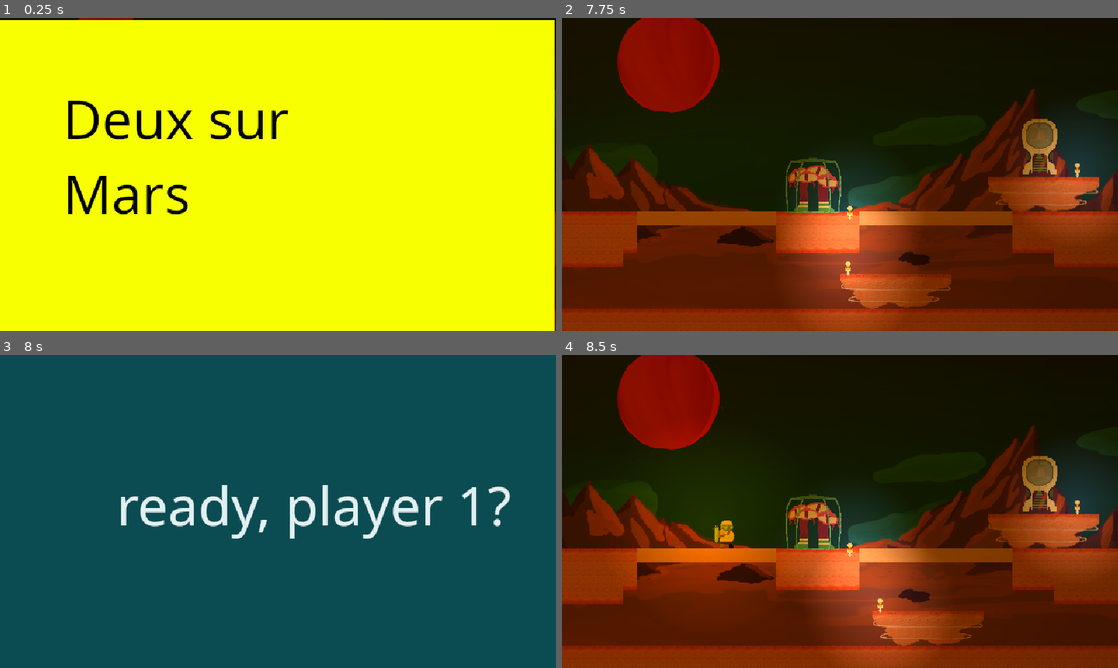
Above: before the commit, frames 1-4 (two rows, left to right).
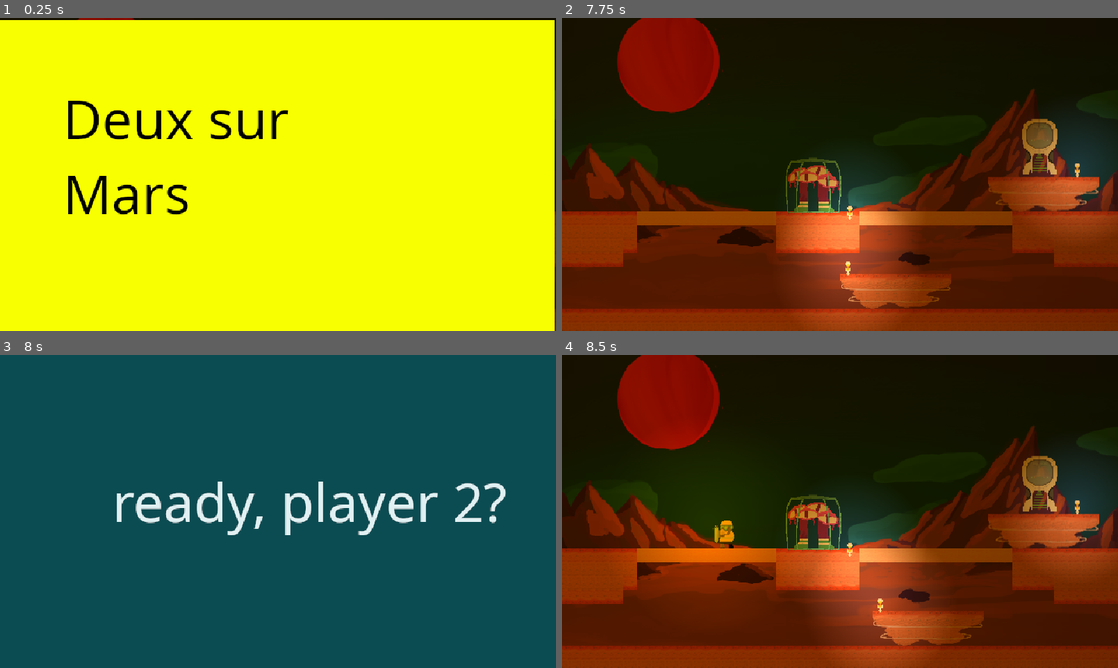
Above: after the commit, the same moments.

Repository: LeResteDuMonde/GameJamPSU
Game: Godot game, scene res://scene/Main.tscn
Two runs of this game, one before a commit and one after it. Both use one fixed random seed, a clock stepped at 60 frames per second and the inputs below.
Inputs (mouse positions are in pixels of both pictures, inside the frame that each line leads up to):
- Up to frame 1 (0.25 s): no input
- Up to frame 2 (7.75 s): tap Enter at 0.5 s; move the mouse to (962, 158) at 0.52 s; press the mouse at (962, 158) at 0.53 s; hold D (right) 0.53-2.03 s; tap Space (jump) at 0.77, 1.52, 3.02, 3.77, 4.52, 6.02, 6.77, 7.52 s; move the mouse to (728, 190) at 1.27 s; release the mouse at (728, 190) at 1.28 s; click (728, 190) at 1.35 s; move the mouse to (895, 105) at 2.02 s; press the mouse at (895, 105) at 2.03 s; hold A (left) 2.03-2.78 s; move the mouse to (812, 237) at 2.77 s; release the mouse at (812, 237) at 2.78 s; hold D (right) 2.78-4.28 s; click (812, 237) at 2.85 s; move the mouse to (1006, 221) at 3.52 s; press the mouse at (1006, 221) at 3.53 s; move the mouse to (673, 127) at 4.27 s; release the mouse at (673, 127) at 4.28 s; hold A (left) 4.28-5.03 s; click (673, 127) at 4.35 s; move the mouse to (867, 174) at 5.02 s; press the mouse at (867, 174) at 5.03 s; hold D (right) 5.03-5.78 s; move the mouse to (756, 96) at 5.77 s; release the mouse at (756, 96) at 5.78 s; hold A (left) 5.78-7.28 s; click (756, 96) at 5.85 s; move the mouse to (962, 158) at 6.52 s; press the mouse at (962, 158) at 6.53 s; move the mouse to (728, 190) at 7.27 s; release the mouse at (728, 190) at 7.28 s; hold D (right) from 7.28 s (still down); click (728, 190) at 7.35 s
- Up to frame 3 (8 s): keep holding D (right)
- Up to frame 4 (8.5 s): keep holding D (right); move the mouse to (895, 442) at 8.02 s; press the mouse at (895, 442) at 8.03 s

Frames 1-2 are identical in both runs. In frame 3, 4.4% of the frame differs, in the area x 21-92%, y 40-59%; in frame 4, nothing differs.

Commit message:
Remaining oxygen display

Diff:
--- a/scene/Main.tscn
+++ b/scene/Main.tscn
@@ -28,3 +28,11 @@
 
 [node name="UI" type="CanvasLayer" parent="."]
 follow_viewport_enabled = true
+
+[node name="OxygenLabel" type="Label" parent="UI"]
+visible = false
+offset_left = 151.0
+offset_top = -179.0
+offset_right = 320.0
+offset_bottom = -153.0
+text = "No More Oxygen ! 10s"
--- a/script/cursorArea.gd
+++ b/script/cursorArea.gd
@@ -35,4 +35,5 @@
 
 		if deletedSomething:
 			unhighlightAll()
-			GameManager.displayIntersticeScreen(GameManager.currPlayer)
+			GameManager.endDeletePhase()
+			GameManager.startPlayPhase()
--- a/script/manager/gameManager.gd
+++ b/script/manager/gameManager.gd
@@ -4,6 +4,7 @@
 var main_r = preload("res://scene/Main.tscn")
 var root
 var web
+var oxygenDisplay
 
 var isDeletePhase = false
 var isPlayPhase = false
@@ -22,12 +23,18 @@
 	if(OS.get_distribution_name() == ""): web = true
 	root = get_tree().root
 	main = root.get_node("Main")
+	oxygenDisplay = main.get_node("UI/OxygenLabel")
 
 	# Show Title Screen first
 	displayTitleScreen()
 
 func _process(delta):
 	#print(Time.get_ticks_msec() - timeStamp, isPlayPhase, timeEnable)
+	if timeEnable && isPlayPhase:
+		oxygenDisplay.visible = true
+		oxygenDisplay.text = "No more oxygen! %d s" % (timeToDeath-(Time.get_ticks_msec()-timeStamp)/1000)
+
+
 	if timeEnable and isPlayPhase and timeStamp + timeToDeath*1000 < Time.get_ticks_msec():
 		killPlayer()
 
@@ -57,10 +64,10 @@
 
 func _input(event):
 	if event.is_action_pressed("click") and (title != null or interstice != null):
-		switchToPlayPhase()
+		hideTitleScreen()
+		startPlayPhase()
 
 func killPlayer():
-
 	if currPlayer == 1:
 		print("Killed Player 1")
 		player1Alive = false
@@ -73,8 +80,7 @@
 	else:
 		switchPlayer()
 		PlayerManager.respawnPlayer()
-		#switchToPlayPhase()
-		displayIntersticeScreen(currPlayer-1)
+		displayIntersticeScreen()
 
 func win():
 	if not player1Alive:
@@ -82,7 +88,8 @@
 	elif not player2Alive:
 		displayEndScreen(1)
 	else:
-		switchToDeletePhase()
+		endPlayPhase()
+		startDeletePhase()
 
 var endS = preload("res://scene/EndScreen.tscn")
 func displayEndScreen(winner):
@@ -97,15 +104,16 @@
 		end.get_node("Death").visible = true
 
 var player1Interstice = load("res://scene/interstice/Player1Interstice.tscn")
-var player2Interstice = load("res://scene/interstice/Player1Interstice.tscn")
+var player2Interstice = load("res://scene/interstice/Player2Interstice.tscn")
 var interstice = null
-func displayIntersticeScreen(player):
+
+func displayIntersticeScreen():
 	isPlayPhase=false
-	print_debug("interstice screen %d"%player)
-	if player==1:
+	print_debug("interstice screen %d"%currPlayer)
+	if currPlayer==1:
+		interstice = player1Interstice.instantiate()
+	if currPlayer==2:
 		interstice = player2Interstice.instantiate()
-	if player==2:
-		interstice = player1Interstice.instantiate()
 	main.get_node("UI").add_child(interstice)
 
 
@@ -117,30 +125,30 @@
 	print(currPlayer)
 	PlayerManager.setPlayer(currPlayer)
 
-func switchToDeletePhase():
+func endPlayPhase():
+	print("Finishing Play Phase")
 	get_tree().call_group("Monster", "pauseMonster")
-	print("Finishing Play Phase")
+	isPlayPhase = false
+
+func startDeletePhase():
+	print("Entering Delete Phase")
 	switchPlayer()
-	isPlayPhase = false
 	PlayerManager.respawnPlayer()
-
-	print("Entering Delete Phase")
 	isDeletePhase = true
 	CursorManager.spawnCursor()
 
-func switchToPlayPhase():
+func endDeletePhase():
 	print("Finishing Delete Phase")
-	hideTitleScreen()
 	isDeletePhase = false
 	CursorManager.deleteCursor()
+	displayIntersticeScreen()
 
+func startPlayPhase():
 	print("Starting Play Phase for Player", currPlayer)
 	get_tree().call_group("Monster", "respawn")
 	get_tree().call_group("Monster", "resumeMonster")
 	isPlayPhase = true
-
 	startTimer()
-
 
 func startTimer():
 	print("reset timer")
